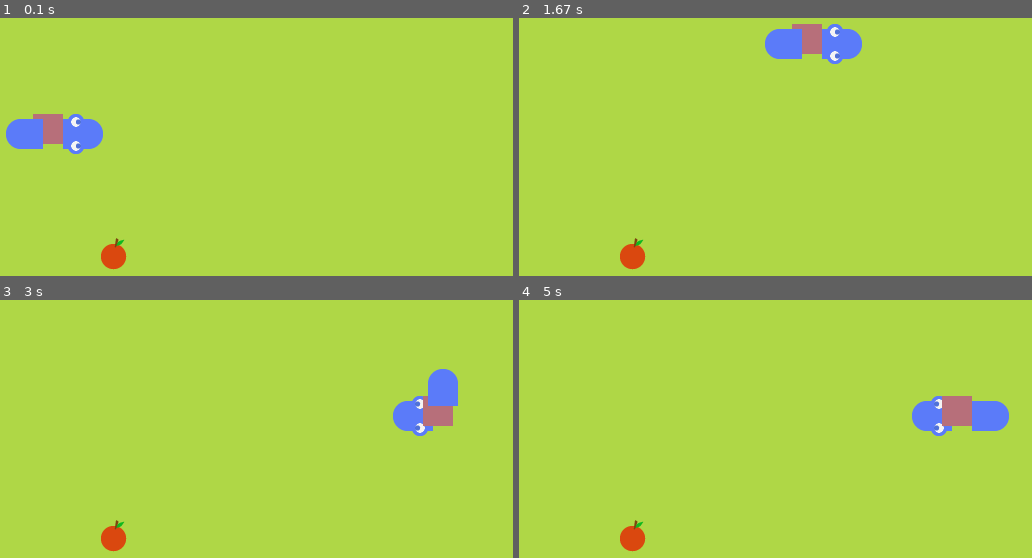
Above: before the commit, frames 1-4 (two rows, left to right).
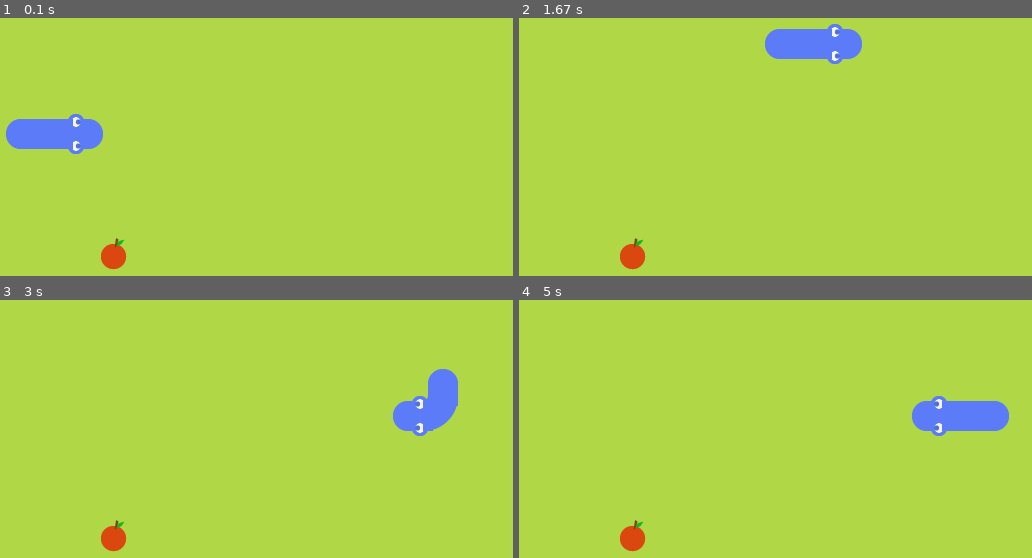
Above: after the commit, the same moments.

Repository: VHMachado/Snake.pygame
Game: pygame game, started from main.py
The game is run twice, just before and just after one commit, with the same random seed, the same clock (stepped at 60 frames per second) and the same inputs.
Inputs:
- Up to frame 1 (0.1 s): no input
- Up to frame 2 (1.67 s): hold Right 0.33-0.8 s; hold Up 0.83-1.3 s; hold Right from 1.33 s (still down)
- Up to frame 3 (3 s): release Right at 1.8 s; hold Down 2.4-2.7 s; hold Left from 2.73 s (still down)
- Up to frame 4 (5 s): release Left at 3.13 s; hold Up 3.17-3.53 s; hold Right 3.57-4.2 s; hold Down 4.23-4.6 s; hold Left from 4.63 s (still down)

The runs differ from the first frame. In frame 1, 0.6% of the frame differs, in the area x 6-15%, y 37-51%; in frame 2, 0.6%; in frame 3, 0.5%; in frame 4, 0.8%, in the area x 82-89%, y 37-51%.

Commit message:
Horizontal and Vertical Body graphics added
Working on the Corner graphics now

Diff:
--- a/main.py
+++ b/main.py
@@ -41,9 +41,10 @@
             if index == 0:
                 self.update_head_graphics(snake_rect)
             elif index == len(self.body) - 1:
-                self.upadate_tail_graphics(snake_rect)
+                self.update_tail_graphics(snake_rect)
             else:
-                pygame.draw.rect(screen, (183,111,122), snake_rect)
+                self.update_body_graphics(snake_rect, index, block)
+                # pygame.draw.rect(screen, (183,111,122), snake_rect)
 
 
     def update_head_graphics(self, rect):
@@ -52,12 +53,22 @@
         elif self.direction == self.RIGHT: screen.blit(self.head_right, rect)
         elif self.direction == self.LEFT: screen.blit(self.head_left, rect)
 
-    def upadate_tail_graphics(self, rect):
+    def update_tail_graphics(self, rect):
         tail_relation = self.body[-1] - self.body[-2]
         if tail_relation == self.UP: screen.blit(self.tail_up, rect)
         elif tail_relation == self.DOWN: screen.blit(self.tail_down, rect)
         elif tail_relation == self.RIGHT: screen.blit(self.tail_right, rect)
         elif tail_relation == self.LEFT: screen.blit(self.tail_left, rect)
+
+    def update_body_graphics(self, rect, index, block):
+        previous_block = self.body[index + 1] - block
+        next_block = self.body[index - 1] - block
+        if previous_block.x == next_block.x: screen.blit(self.body_vertical, rect)
+        elif previous_block.y == next_block.y: screen.blit(self.body_horizontal, rect)
+        else: self.update_body_corner_graphics(previous_block, next_block, block, rect)
+
+    def update_body_corner_graphics(self, previous_block, next_block, block, rect):
+        if next_block.x == -1 and previous_block.y == -1 or next_block.y == -1 and previous_block.x == -1: screen.blit(self.body_tl, rect)
 
     def move_snake(self):
         if self.grow_snake == True:
